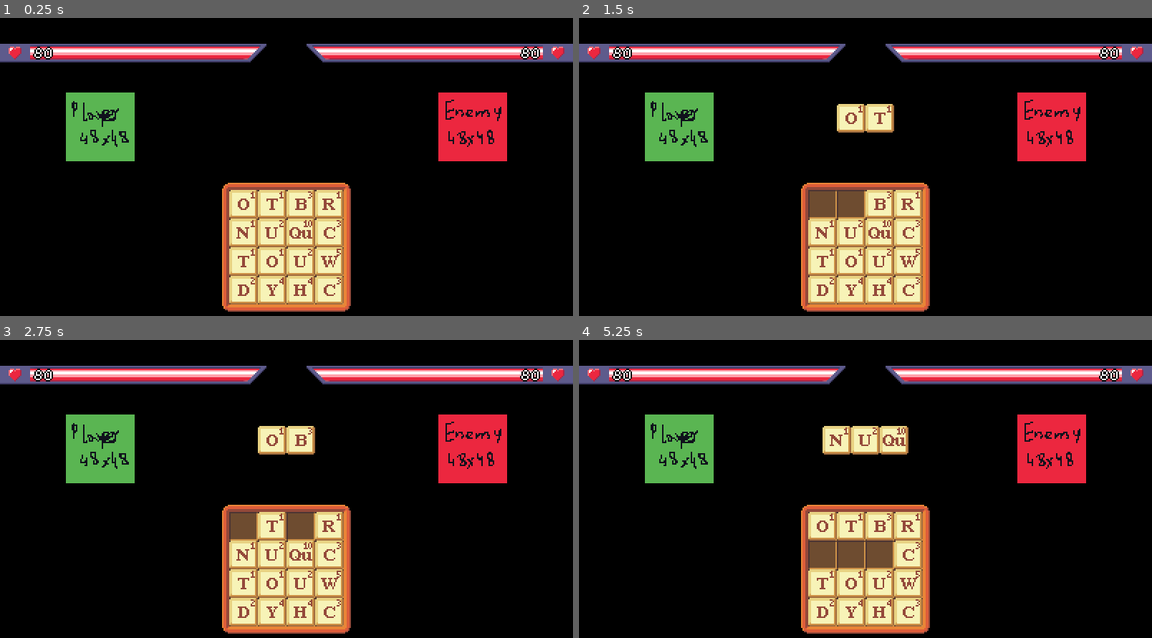
Above: before the commit, frames 1-4 (two rows, left to right).
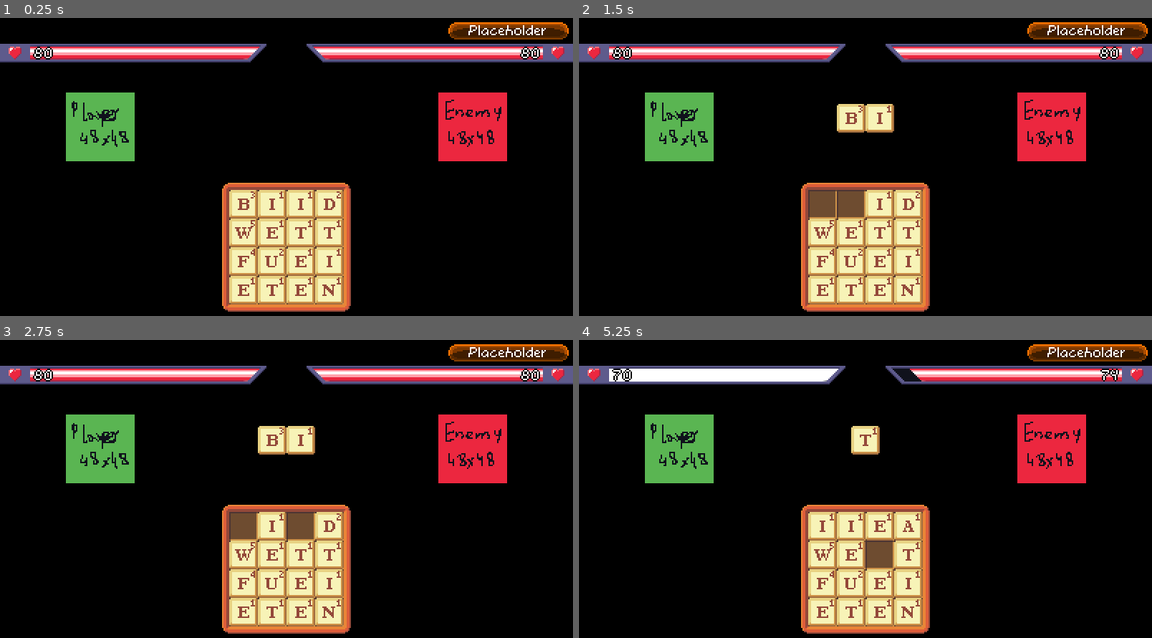
Above: after the commit, the same moments.

Repository: jakubg1/q-stab
Game: Godot game, scene res://scenes/main.tscn
Same seed, same stepped clock (60 frames per second), same inputs: the game is played once before the commit and once after it.
Inputs (mouse positions are in pixels of both pictures, inside the frame that each line leads up to):
- Up to frame 1 (0.25 s): no input
- Up to frame 2 (1.5 s): tap Enter at 0.5, 0.6, 1.35 s; move the mouse to (819, 205) at 0.52 s; click (819, 205) at 0.67 s; tap Space at 1.25 s; move the mouse to (854, 205) at 1.27 s; click (854, 205) at 1.42 s
- Up to frame 3 (2.75 s): tap Enter at 2, 2.3 s; move the mouse to (297, 527) at 2.02 s; tap Backspace at 2.1 s; click (297, 527) at 2.17 s
- Up to frame 4 (5.25 s): tap Space at 2.75, 5 s; move the mouse to (905, 527) at 2.77 s; tap Shift at 2.85 s; click (905, 527) at 2.92 s; tap Enter at 3.05, 3.5, 3.8, 4.35, 5.1 s; move the mouse to (819, 554) at 3.52 s; tap Delete at 3.6 s; click (819, 554) at 3.67 s; move the mouse to (854, 554) at 4.27 s; click (854, 554) at 4.42 s; move the mouse to (876, 554) at 5.02 s; click (876, 554) at 5.17 s

The runs differ from the first frame. In frame 1, 1.9% of the frame differs, in the area x 41-100%, y 1-94%; in frame 2, 1.9%; in frame 3, 1.9%; in frame 4, 5.1%, in the area x 5-100%, y 1-94%.

Commit message:
Status effects, GDD update, entity names, more
- Added status effects.
  - Available status effects sit in a `StatusEffectType` enum.
  - Currently the only status effect is Poison.
  - Status effects last for a certain number of turns.
  - The effects tick down after their owner finishes its move, only for that entity.
  - When a status effect ticks down, certain actions are performed (in case of Poison: damage of 5% of max HP is taken), and it is removed when its duration reaches 0.
- Changes in tiles:
  - Bumped the weight of vowel generation.
  - 2nd and further yellow gem tiles give now 2 damage more each.
    - This is reflected in the damage numbers when the letters are staged.
    - This is tracked by the `gemIndex` field in the `letter_tile.gd` script.
  - Green gem tiles now inflict poison.
    - The more green gem tiles, the longer the poison (starts at 3 turns and grows by 1 each time).
- Changes in attacks:
  - A list of attack effects is now passed around instead of raw damage. This also includes player attacks, which are assembled by the letter manager.
  - The `attacked` signal is now used by all Entities, not just Enemies, and includes an `attacker` parameter.
  - Player attacks no longer use the `word_submitted` signal. Instead, the player receives it and then emits the `attacked` and `turn_finished` signals.
- Added names to entities.
  - This also includes a new enemy name label. Credit for the label background: Stage13-10!
- The health bars are now initialized by the battle script instead of being initialized directly by themselves.
- Fixed a bug with weighted random values not being correctly generated.
- Updated the Game Design Document with information about tile effects, tile enhancements and status effects.

Diff:
--- /dev/null
+++ b/scenes/enemy_name.tscn
@@ -0,0 +1,31 @@
+[gd_scene format=3 uid="uid://cspfsb1wynr38"]
+
+[ext_resource type="Script" uid="uid://fo4111rnj8te" path="res://scripts/enemy_name.gd" id="1_wjnei"]
+[ext_resource type="Texture2D" uid="uid://d1h6jwmgrx10h" path="res://images/enemy_name.png" id="1_yqtvi"]
+[ext_resource type="FontFile" uid="uid://ckttjiby7l5pr" path="res://fonts/comicoro.ttf" id="2_wjnei"]
+
+[sub_resource type="LabelSettings" id="LabelSettings_to2f4"]
+font = ExtResource("2_wjnei")
+
+[node name="EnemyName" type="Node2D" unique_id=1588843362]
+script = ExtResource("1_wjnei")
+
+[node name="Sprite2D" type="Sprite2D" parent="." unique_id=1825042127]
+texture = ExtResource("1_yqtvi")
+
+[node name="Label" type="Label" parent="Sprite2D" unique_id=880931636]
+anchors_preset = 8
+anchor_left = 0.5
+anchor_top = 0.5
+anchor_right = 0.5
+anchor_bottom = 0.5
+offset_left = -79.0
+offset_top = -14.0
+offset_right = -5.0
+offset_bottom = 1.0
+grow_horizontal = 2
+grow_vertical = 2
+text = "Enemy Name"
+label_settings = SubResource("LabelSettings_to2f4")
+horizontal_alignment = 1
+vertical_alignment = 1
--- a/scenes/game.tscn
+++ b/scenes/game.tscn
@@ -13,6 +13,7 @@
 [ext_resource type="PackedScene" uid="uid://de5nihcbipmlo" path="res://scenes/enemy.tscn" id="11_dinhu"]
 [ext_resource type="PackedScene" uid="uid://ghe35iut5rnc" path="res://scenes/health_bar_left.tscn" id="11_kvuet"]
 [ext_resource type="Script" uid="uid://dwey7vij2v4d6" path="res://scripts/battle.gd" id="13_kvuet"]
+[ext_resource type="PackedScene" uid="uid://cspfsb1wynr38" path="res://scenes/enemy_name.tscn" id="14_ca42v"]
 [ext_resource type="Texture2D" uid="uid://caoymieaxil56" path="res://images/victory.png" id="14_ir15t"]
 [ext_resource type="Texture2D" uid="uid://jhvajkubjk5b" path="res://images/defeat.png" id="15_ca42v"]
 
@@ -69,6 +70,9 @@
 [node name="EnemyHealthBar" parent="Battle" unique_id=1439467667 instance=ExtResource("4_lbhrr")]
 position = Vector2(400, 18)
 
+[node name="EnemyName" parent="Battle" unique_id=1588843362 instance=ExtResource("14_ca42v")]
+position = Vector2(355, 9)
+
 [node name="VictorySprite" type="Sprite2D" parent="Battle" unique_id=360432278]
 visible = false
 position = Vector2(200, 110)
@@ -79,15 +83,18 @@
 position = Vector2(200, 110)
 texture = ExtResource("15_ca42v")
 
+[connection signal="enemy_move_ended" from="Battle" to="Battle/Enemy" method="_on_battle_enemy_move_ended"]
+[connection signal="player_move_ended" from="Battle" to="Battle/Player" method="_on_battle_player_move_ended"]
+[connection signal="player_move_ended" from="Battle" to="Battle/Enemy" method="_on_battle_player_move_ended"]
+[connection signal="turn_ended" from="Battle" to="Battle/Player" method="_on_battle_turn_ended"]
+[connection signal="turn_ended" from="Battle" to="Battle/Enemy" method="_on_battle_turn_ended"]
+[connection signal="attacked" from="Battle/Player" to="Battle/Enemy" method="_on_player_attacked"]
 [connection signal="died" from="Battle/Player" to="Battle" method="_on_player_died"]
 [connection signal="health_changed" from="Battle/Player" to="Battle/PlayerHealthBar" method="_on_player_health_changed"]
-[connection signal="initialized" from="Battle/Player" to="Battle/PlayerHealthBar" method="_on_player_initialized"]
 [connection signal="turn_finished" from="Battle/Player" to="Battle" method="_on_player_turn_finished"]
 [connection signal="attacked" from="Battle/Enemy" to="Battle/Player" method="_on_enemy_attacked"]
 [connection signal="died" from="Battle/Enemy" to="Battle" method="_on_enemy_died"]
 [connection signal="health_changed" from="Battle/Enemy" to="Battle/EnemyHealthBar" method="_on_enemy_health_changed"]
-[connection signal="initialized" from="Battle/Enemy" to="Battle/EnemyHealthBar" method="_on_enemy_initialized"]
 [connection signal="turn_finished" from="Battle/Enemy" to="Battle" method="_on_enemy_turn_finished"]
 [connection signal="timeout" from="Battle/Enemy/ActionTimer" to="Battle/Enemy" method="_on_action_timer_timeout"]
 [connection signal="word_submitted" from="Battle/LetterManager" to="Battle/Player" method="_on_letter_manager_word_submitted"]
-[connection signal="word_submitted" from="Battle/LetterManager" to="Battle/Enemy" method="_on_letter_manager_word_submitted"]
--- a/scripts/battle.gd
+++ b/scripts/battle.gd
@@ -1,7 +1,14 @@
 extends Node
 
+signal player_move_ended()
+signal enemy_move_ended()
+signal turn_ended()
+
 @onready var player: Node2D = $Player
+@onready var playerHealthBar: Node2D = $PlayerHealthBar
 @onready var enemy: Node2D = $Enemy
+@onready var enemyHealthBar: Node2D = $EnemyHealthBar
+@onready var enemyName: Node2D = $EnemyName
 @onready var letterManager: Node = $LetterManager
 @onready var victorySprite: Sprite2D = $VictorySprite
 @onready var defeatSprite: Sprite2D = $DefeatSprite
@@ -15,16 +22,17 @@
 		return
 	if turn == Enums.Turn.PLAYER:
 		turn = Enums.Turn.ENEMY
-		enemy.queueMove()
+		player_move_ended.emit()
 		letterManager.setInputAllowed(false)
 	elif turn == Enums.Turn.ENEMY:
 		turn = Enums.Turn.PLAYER
+		enemy_move_ended.emit()
 		endTurn()
 		letterManager.setInputAllowed(true)
 
 ## Ends the turn after both the player and enemy have played. This ticks status effects, etc.
 func endTurn() -> void:
-	pass
+	turn_ended.emit()
 
 ## Ends the battle and shows a victory or defeat screen. Player input is revoked.
 func end(won: bool) -> void:
@@ -37,7 +45,9 @@
 
 ## Called when the node enters the scene tree for the first time.
 func _ready() -> void:
-	pass # Replace with function body.
+	playerHealthBar.init(player.getMaxHealth())
+	enemyHealthBar.init(enemy.getMaxHealth())
+	enemyName.setText(enemy.getName())
 
 ## Called every frame. 'delta' is the elapsed time since the previous frame.
 func _process(delta: float) -> void:
--- a/scripts/enemy.gd
+++ b/scripts/enemy.gd
@@ -1,6 +1,4 @@
 extends Entity
-
-signal attacked(damage: int)
 
 @onready var actionTimer: Timer = $ActionTimer
 
@@ -17,7 +15,7 @@
 		"weight": 1,
 		"effects": [
 			{"type": "damage", "amount": 5},
-			{"type": "effect", "effect": "burning", "turns": 2}
+			{"type": "effect", "effect": Enums.StatusEffectType.POISON, "turns": 2}
 		]
 	}
 ]
@@ -31,11 +29,7 @@
 		weights.append(attack.weight)
 	var n = Utils.weightedRandom(weights)
 	var attack = ATTACKS[n]
-	for effect in attack.effects:
-		if effect.type == "damage":
-			attacked.emit(effect.amount)
-		elif effect.type == "effect":
-			pass # TODO
+	attacked.emit(self, attack.effects)
 
 ## Queues a move by starting a timer until the enemy attacks.
 func queueMove() -> void:
@@ -45,15 +39,27 @@
 
 ## Called when the node enters the scene tree for the first time.
 func _ready() -> void:
-	init(80)
+	init("Placeholder", 80)
 
 ## Called every frame. 'delta' is the elapsed time since the previous frame.
 func _process(delta: float) -> void:
 	pass
 
-## Called when a word is submitted.
-func _on_letter_manager_word_submitted(score: int) -> void:
-	damage(score)
+## Called when a player performs an attack towards the enemy.
+func _on_player_attacked(attacker: Entity, effects: Array) -> void:
+	receiveAttack(attacker, effects)
+
+## Called when the player finishes their move.
+func _on_battle_player_move_ended() -> void:
+	queueMove()
+
+## Called when the enemy finishes their move.
+func _on_battle_enemy_move_ended() -> void:
+	tickStatusEffects()
+
+## Called when the full battle turn ends.
+func _on_battle_turn_ended() -> void:
+	pass # Replace with function body.
 
 ## Called when the wait timer before attacking is up.
 func _on_action_timer_timeout() -> void:
--- /dev/null
+++ b/scripts/enemy_name.gd
@@ -0,0 +1,15 @@
+extends Node2D
+
+@onready var label: Label = $Sprite2D/Label
+
+## Sets text on this label.
+func setText(text: String) -> void:
+	label.text = text
+
+## Called when the node enters the scene tree for the first time.
+func _ready() -> void:
+	pass # Replace with function body.
+
+## Called every frame. 'delta' is the elapsed time since the previous frame.
+func _process(delta: float) -> void:
+	pass
--- a/scripts/entity.gd
+++ b/scripts/entity.gd
@@ -1,22 +1,34 @@
 extends Node2D
 class_name Entity
 
+var displayName = ""
 var health = 50
 var maxHealth = 50
 var dead = false
+var statusEffects: Dictionary[Enums.StatusEffectType, int] = {}
 
 signal initialized(maxHealth: int)
 signal health_changed(health: int)
+signal died
+signal attacked(attacker: Entity, effects: Array) ## Attacked as in "conducted an attack", not "has been attacked".
 signal turn_finished
-signal died
 
 ## Initializes the entity by setting its maximum health.
-func init(maxHealth: int) -> void:
+func init(name: String, maxHealth: int) -> void:
+	self.displayName = name
 	self.health = maxHealth
 	self.maxHealth = maxHealth
 	initialized.emit(maxHealth)
 
-## Damages the entity the given amount of HP.
+## Returns this Entity's name.
+func getName() -> String:
+	return displayName
+
+## Returns this Entity's maximum health.
+func getMaxHealth() -> int:
+	return maxHealth
+
+## Damages the entity the given amount of HP. Kills it when the health reaches 0.
 func damage(amount: int) -> void:
 	if dead:
 		return
@@ -26,6 +38,49 @@
 		dead = true
 		died.emit()
 
+## Inflicts the specified status effect on this entity.
+## If the entity already has the effect, it will be extended to be at least the specified duration.
+func addStatusEffect(effect: Enums.StatusEffectType, duration: int) -> void:
+	if effect in statusEffects:
+		statusEffects[effect] = max(statusEffects[effect], duration)
+	else:
+		statusEffects[effect] = duration
+	print(name + ": Status effect inflicted!")
+
+## Removes the specified status effect from this entity.
+func removeStatusEffect(effect: Enums.StatusEffectType) -> void:
+	statusEffects.erase(effect)
+
+## Removes all status effects from this entity.
+func removeStatusEffects() -> void:
+	for effect in statusEffects:
+		statusEffects.erase(effect)
+
+## Ticks all status effects by applying their effects and reducing their duration by one.
+func tickStatusEffects() -> void:
+	for effect in statusEffects:
+		# Apply effects.
+		match effect:
+			Enums.StatusEffectType.POISON:
+				damage(ceil(maxHealth * 0.05))
+		print(name + ": Status effect applied!")
+		# Tick the length.
+		statusEffects[effect] -= 1
+		if statusEffects[effect] == 0:
+			print(name + ": Status effect worn off!")
+			statusEffects.erase(effect)
+	print(name + ": Status effects: " + str(statusEffects))
+
+## Dispatches an attack by reducing HP and applying status effects.
+func receiveAttack(attacker: Entity, effects: Array) -> void:
+	print(attacker.getName() + " attacked " + name + " with: " + str(effects))
+	for effect in effects:
+		match effect.type:
+			"damage":
+				damage(effect.amount)
+			"effect":
+				addStatusEffect(effect.effect, effect.turns)
+
 ## Called when the node enters the scene tree for the first time.
 func _ready() -> void:
 	pass # Replace with function body.
--- a/scripts/enums.gd
+++ b/scripts/enums.gd
@@ -1,4 +1,10 @@
 extends Node
+
+## Status effect type used for entities.
+enum StatusEffectType {
+	NONE,
+	POISON
+}
 
 ## Gem type used for tile enhancements.
 enum GemType {
--- a/scripts/health_bar.gd
+++ b/scripts/health_bar.gd
@@ -22,6 +22,14 @@
 var animValue := 50.0 ## Value displayed by the red portion of the bar and by the counter.
 var animFlashValue := 50.0 ## Value displayed by the white portion of the bar.
 var damageTime := -1.0 ## Counts up from 0 when damage is taken.
+
+## Initializes this health bar by setting its maximum value.
+func init(maxValue: int) -> void:
+	value = maxValue
+	self.maxValue = maxValue
+	animValue = float(maxValue)
+	animFlashValue = float(maxValue)
+	updateLayout()
 
 ## Updates the widget sizes.
 func updateLayout() -> void:
@@ -66,17 +74,3 @@
 ## Called when the enemy's health changes.
 func _on_enemy_health_changed(health: int) -> void:
 	setValue(health)
-
-## Called when the player entity is initialized.
-func _on_player_initialized(maxHealth: int) -> void:
-	value = maxHealth
-	maxValue = maxHealth
-	animValue = float(maxHealth)
-	animFlashValue = float(maxHealth)
-
-## Called when the enemy entity is initialized.
-func _on_enemy_initialized(maxHealth: int) -> void:
-	value = maxHealth
-	maxValue = maxHealth
-	animValue = float(maxHealth)
-	animFlashValue = float(maxHealth)
--- a/scripts/letter_manager.gd
+++ b/scripts/letter_manager.gd
@@ -11,7 +11,7 @@
 
 var inputAllowed := true
 
-signal word_submitted(score: int)
+signal word_submitted(attack: Array)
 
 ## Sets whether the player can interact with the board.
 func setInputAllowed(inputAllowed: bool) -> void:
@@ -108,25 +108,34 @@
 
 ## Attempts to submit the word in rack.
 func submitWord() -> void:
+	# Do not accept nothing.
 	if letterStage.isEmpty():
 		return
+	# Get the word and check if it exists in the dictionary.
 	var word = letterStage.getWord()
-	if WordDictionary.isWordValid(word):
-		var base = letterStage.getWordScore()
-		var score = int(ceil(base * letterStage.getWordMultiplier()))
-		var gemType = getGemType(base)
-		letterStage.destroyTiles()
-		letterRack.fill()
-		if gemType != Enums.GemType.NONE:
-			var gemCandidate = letterRack.getRandomNonGemTile()
-			if gemCandidate:
-				gemCandidate.setGemType(gemType)
-		print(word + " for " + str(score) + (" (!!)" if WordDictionary.isWordValidBad(word) else ""))
-		word_submitted.emit(score)
-		wordSubmitSound.play()
-	else:
+	if not WordDictionary.isWordValid(word):
 		print(word + ": This is not a valid word!")
 		wordInvalidSound.play()
+		return
+	# Calculate the word score.
+	var base = letterStage.getWordScore()
+	var score = int(ceil(base * letterStage.getWordMultiplier()))
+	# Prepare attack information.
+	var attack = [{"type":"damage","amount":score}]
+	attack += letterStage.getWordEffects()
+	# Destroy the letters and spawn new letters in the rack.
+	letterStage.destroyTiles()
+	letterRack.fill()
+	# Check if this word is eligible for a gem spawn.
+	var gemType = getGemType(base)
+	if gemType != Enums.GemType.NONE:
+		var gemCandidate = letterRack.getRandomNonGemTile()
+		if gemCandidate:
+			gemCandidate.setGemType(gemType)
+	# Play a sound and make the attack!
+	print(word + " for " + str(score) + (" (!!)" if WordDictionary.isWordValidBad(word) else ""))
+	word_submitted.emit(attack)
+	wordSubmitSound.play()
 
 ## Called when the node enters the scene tree for the first time.
 func _ready() -> void:
--- a/scripts/letter_rack.gd
+++ b/scripts/letter_rack.gd
@@ -18,6 +18,7 @@
 ## Returns the specified tile back to the rack.
 func returnTile(tile: Node) -> void:
 	tile.setOnRack(true)
+	tile.setGemIndex(1)
 	tile.reparent(self)
 	tile.position = getTilePosition(tile.getRackIndex())
 
--- a/scripts/letter_stage.gd
+++ b/scripts/letter_stage.gd
@@ -8,11 +8,13 @@
 	tile.reparent(self)
 	tiles.append(tile)
 	refreshTilePositions()
+	refreshTileGemIndices()
 
 ## Removes the last tile from the stage and returns it.
 func removeTile() -> Node:
 	var tile = tiles.pop_back()
 	refreshTilePositions()
+	refreshTileGemIndices()
 	return tile
 
 ## Removes all tiles from the stage and moves them back to the rack.
@@ -62,6 +64,23 @@
 		mult *= tile.getWordMultiplier()
 	return mult
 
+## Returns an array of status effects which is eligible data to be put in an attack.
+## This is an array of all status effects which this word will inflict.
+func getWordEffects() -> Array:
+	var effects = {} # Maps effect types to durations. Longest duration wins.
+	for tile in tiles:
+		var effect = tile.getEffect()
+		if effect != Enums.StatusEffectType.NONE:
+			var duration = tile.getEffectDuration()
+			if effect in effects:
+				effects[effect] = max(effects[effect], duration)
+			else:
+				effects[effect] = duration
+	var result = []
+	for effect in effects:
+		result.append({"type": "effect", "effect": effect, "turns": effects[effect]})
+	return result
+
 ## Returns a tile node position based on the index in the stage.
 func getTilePosition(i: int) -> Vector2:
 	return Vector2(i * 20 - len(tiles) * 10, 0)
@@ -71,6 +90,16 @@
 	for i in range(len(tiles)):
 		tiles[i].position = getTilePosition(i)
 
+## Updates all staged tiles' gem indices used to calculate double gem bonuses.
+func refreshTileGemIndices() -> void:
+	var gemCounts = {}
+	for i in range(len(tiles)):
+		var gemType = tiles[i].getGemType()
+		if not gemType in gemCounts:
+			gemCounts[gemType] = 0
+		gemCounts[gemType] += 1
+		tiles[i].setGemIndex(gemCounts[gemType])
+
 ## Called when the node enters the scene tree for the first time.
 func _ready() -> void:
 	pass # Replace with function body.
--- a/scripts/letter_tile.gd
+++ b/scripts/letter_tile.gd
@@ -14,12 +14,14 @@
 }
 const LETTER_WEIGHTS: Dictionary[Variant, int] = {
 	# Scores -> weights: 1 -> 15, 2 -> 10, 3 -> 7, 4 -> 5, 5 -> 3, 10 -> 2
-	"a": 15, "b": 7, "c": 7, "d": 10, "e": 15, "f": 5, "g": 10, "h": 5, "i": 15,
-	"j": 2, "k": 3, "l": 15, "m": 7, "n": 15, "o": 15, "p": 7, "q": 2, "r": 15,
-	"s": 15, "t": 15, "u": 10, "v": 5, "w": 3, "x": 2, "y": 5, "z": 2, "*": 0
+	# Vowels have their weights multiplied by x1.5.
+	"a": 23, "b": 7, "c": 7, "d": 10, "e": 23, "f": 5, "g": 10, "h": 5, "i": 23,
+	"j": 2, "k": 3, "l": 15, "m": 7, "n": 15, "o": 23, "p": 7, "q": 2, "r": 15,
+	"s": 15, "t": 15, "u": 15, "v": 5, "w": 3, "x": 2, "y": 5, "z": 2, "*": 0
 }
 var letter := "a"
 var gemType := Enums.GemType.NONE
+var gemIndex := 1
 var onRack := true
 var rackIndex := 0
 var destroyed := false
@@ -53,6 +55,17 @@
 func getGemType() -> Enums.GemType:
 	return gemType
 
+## Sets which occurrence of this tile's particular gem type this tile is in the staged word.
+## Used to calculate bonuses when two or more tiles of the same gem type are in a single word.
+## Set to 1 when in the rack; the tiles would display as if that was its first gem type occurrence.
+func setGemIndex(gemIndex: int) -> void:
+	self.gemIndex = gemIndex
+	refreshDisplay()
+
+## Returns which occurrence of this tile's particular gem type this tile is in the staged word.
+func getGemIndex() -> int:
+	return gemIndex
+
 ## Returns the letter or multiple letters this Tile is used for a word.
 ## For example, for the Q tile this returns "qu".
 func getWordComponent() -> String:
@@ -62,7 +75,7 @@
 func getValue() -> int:
 	var value = LETTER_VALUES[letter]
 	if gemType == Enums.GemType.YELLOW:
-		value += 5
+		value += 5 + (gemIndex - 1) * 2
 	return value
 
 ## Returns the word multiplier coming from this Tile, if it has a gem effect.
@@ -75,6 +88,20 @@
 		Enums.GemType.PURPLE:
 			return 1.3
 	return 1.0
+
+## Returns the status effect this Tile can inflict.
+func getEffect() -> Enums.StatusEffectType:
+	match gemType:
+		Enums.GemType.GREEN:
+			return Enums.StatusEffectType.POISON
+	return Enums.StatusEffectType.NONE
+
+## Returns the duration of the status effect this Tile can inflict.
+func getEffectDuration() -> int:
+	match gemType:
+		Enums.GemType.GREEN:
+			return 3 + (gemIndex - 1)
+	return 0
 
 ## Sets whether this tile is currently on rack.
 func setOnRack(onRack: bool) -> void:
--- a/scripts/player.gd
+++ b/scripts/player.gd
@@ -2,16 +2,29 @@
 
 ## Called when the node enters the scene tree for the first time.
 func _ready() -> void:
-	init(80)
+	init("Player", 80)
 
 ## Called every frame. 'delta' is the elapsed time since the previous frame.
 func _process(delta: float) -> void:
 	pass
 
 ## Called when an enemy performs an attack towards the player.
-func _on_enemy_attacked(damage: int) -> void:
-	damage(damage)
+func _on_enemy_attacked(attacker: Entity, attack: Array) -> void:
+	receiveAttack(attacker, attack)
+
+## Called when an enemy inflicts a status effect on the player.
+func _on_enemy_status_effect_inflicted(effect: Enums.StatusEffectType, turns: int) -> void:
+	addStatusEffect(effect, turns)
 
 ## Called when the player submits a valid word.
-func _on_letter_manager_word_submitted(score: int) -> void:
+func _on_letter_manager_word_submitted(attack: Array) -> void:
+	attacked.emit(self, attack)
 	turn_finished.emit()
+
+## Called when the player has finished their move.
+func _on_battle_player_move_ended() -> void:
+	tickStatusEffects()
+
+## Called when the full battle turn ends.
+func _on_battle_turn_ended() -> void:
+	pass # Replace with function body.
--- a/scripts/utils.gd
+++ b/scripts/utils.gd
@@ -10,7 +10,7 @@
 		total += weight
 	var rnd = randi_range(0, total - 1)
 	var i = 0
-	while rnd > weights[i]:
+	while rnd >= weights[i]:
 		rnd -= weights[i]
 		i += 1
 	return i
Binary file added: images/enemy_name.png
Not shown, added: images/enemy_name.png.import
Not shown, added: scripts/enemy_name.gd.uid
Not shown, changed: GameDesignDocument.odt
